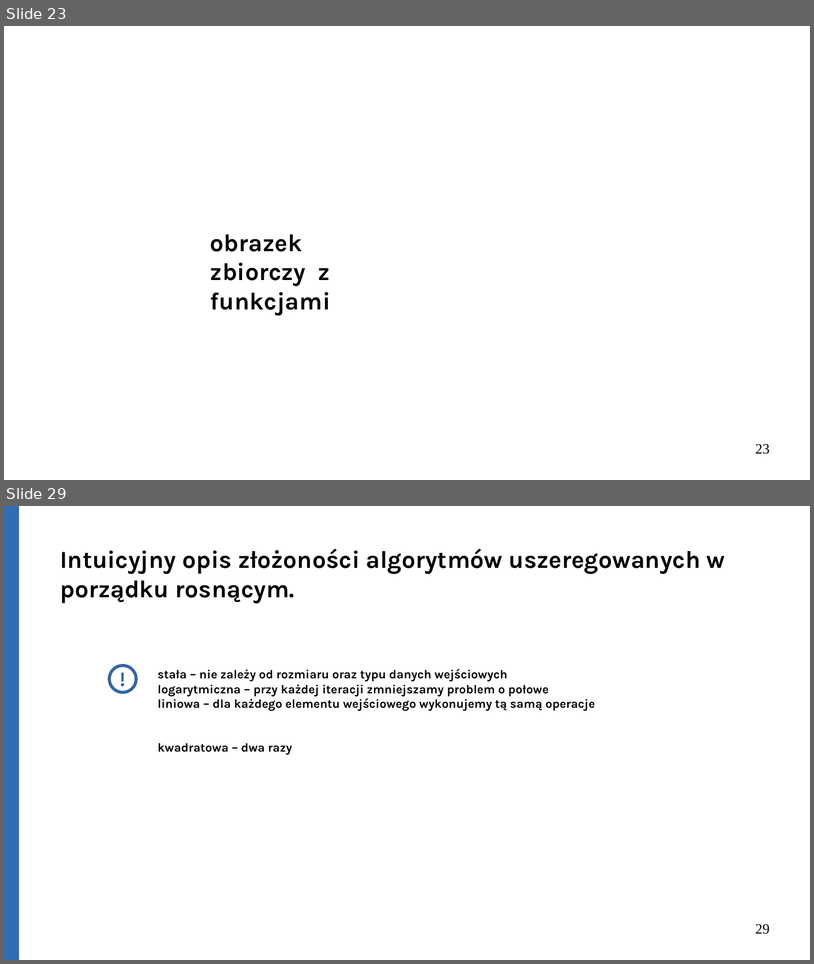
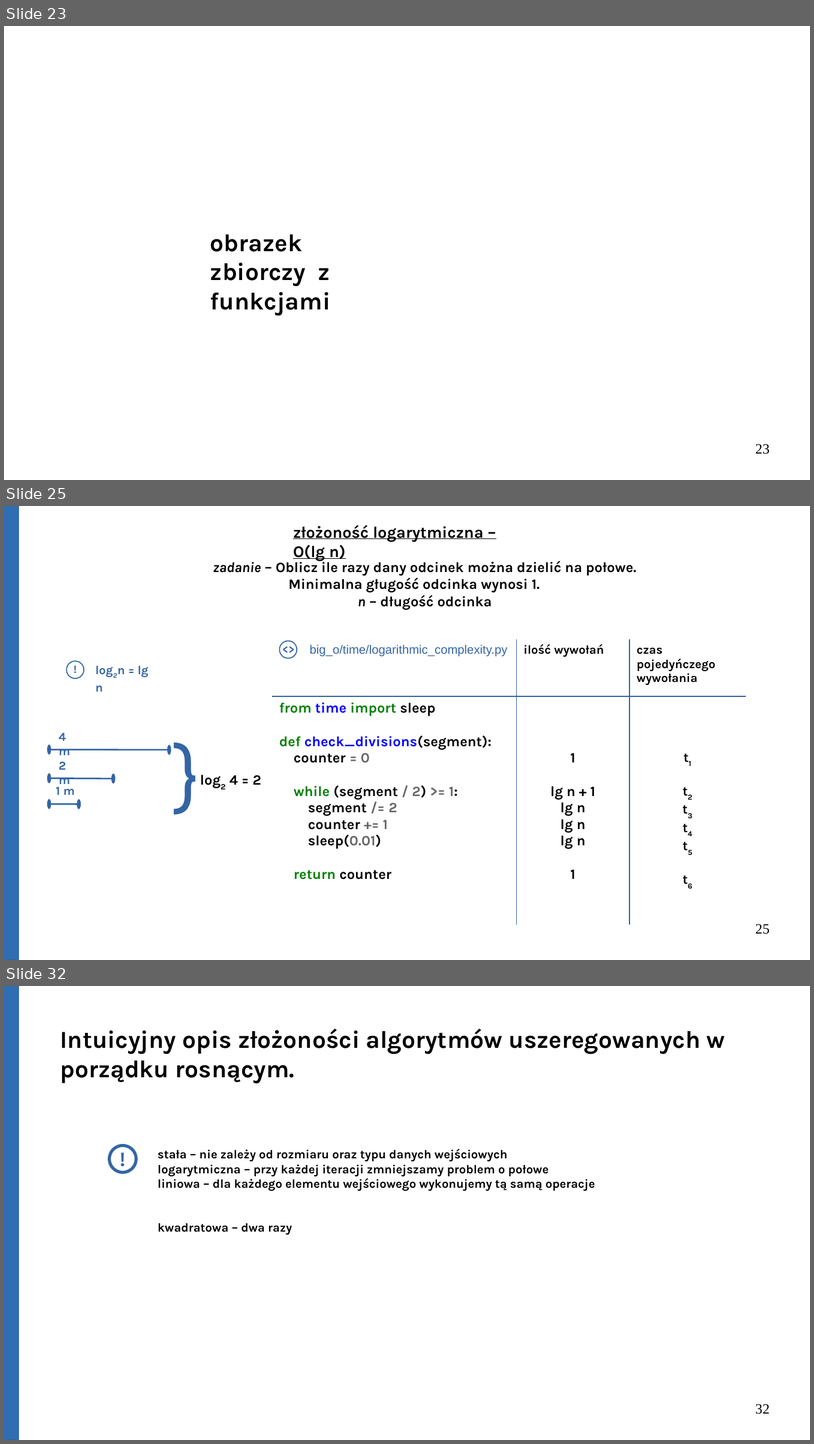
Before and after one commit to Michael-Wisniewski/algorithmic-workshop, a slide deck: gotowa.odp. Shown one above the other, each under a label of ours: slides 23 and 29 before the commit, slides 23, 25 and 32 after it; the slides between them are not shown. The pictures are 814x964 and 814x1444 pixels, drawn with LibreOffice and Linux fonts; fonts in the diff are those of the drawing. Boxes give left, top, right and bottom in pixels: in the first picture for what was removed or moved away, otherwise in the second. Text is boxed around its words. In the diff, an @@ line names an element or a change of style, - is before the commit and + after.

```diff
--- a/gotowa.odp
+++ b/gotowa.odp
@@ slide 25 added at bbox=[4, 506, 810, 960], background #FFFFFF @@
@@ rectangle added at bbox=[4, 506, 18, 960], fill #306DB3, outline #3465A4 0 pt @@
@@ text added at bbox=[293, 525, 484, 561], 16 pt, text #000000, bold, underline @@
+złożoność logarytmiczna – O(lg n)
@@ text added at bbox=[213, 559, 636, 610], 14 pt, text #000000, bold @@
+zadanie – Oblicz ile razy dany odcinek można dzielić na połowe.
+Minimalna gługość odcinka wynosi 1.
+n – długość odcinka
@@ table added at bbox=[273, 639, 747, 891], 2 rows, 3 columns @@
+big_o/time/logarithmic_complexity.py | ilość wywołań | czas pojedyńczego wywołania
+from time import sleep / def check_divisions(segment): / counter = 0 / while (segment / 2) >= 1: / segment /= 2 / counter += 1 / sleep(0.01) / return counter | 1 / lg n + 1 / lg n / lg n / lg n / 1 | t1 / t2 / t3 / t4 / t5 / t6
@@ text added at bbox=[275, 639, 303, 661], 11 pt, text #3465A4, bold @@
+<>
@@ ellipse added at bbox=[280, 640, 297, 658], fill #FFFFFF, outline #3465A4 0.99 pt @@
@@ text added at bbox=[63, 659, 88, 682], 11 pt, text #3465A4, bold @@
+!
@@ ellipse added at bbox=[67, 661, 84, 679], fill #FFFFFF, outline #3465A4 0.99 pt @@
@@ text added at bbox=[95, 666, 149, 691], 12 pt, text #3465A4, bold @@
+log2n = lg n
@@ text added at bbox=[167, 719, 198, 837], 80 pt, text #3465A4 @@
+}
@@ text added at bbox=[59, 732, 70, 755], 12 pt, text #3465A4, bold @@
+4 m
@@ double arrow added from (50, 750) to (170, 750), #3465A4 1.5 pt @@
@@ text added at bbox=[59, 761, 70, 784], 12 pt, text #3465A4, bold @@
+2 m
@@ text added at bbox=[230, 775, 261, 784], 14 pt, text #000000, bold @@
+log2 4 = 2
@@ double arrow added from (50, 778) to (114, 778), #3465A4 1.5 pt @@
@@ text added at bbox=[56, 786, 75, 795], 12 pt, text #3465A4, bold @@
+1 m
@@ double arrow added from (50, 804) to (78, 804), #3465A4 1.5 pt @@
@@ page number added at bbox=[756, 924, 770, 934], 14 pt, text #000000 @@
+25
@@ what was slide 29 is now slide 32 @@
@@ page number at bbox=[756, 1404, 770, 1414]: text changed @@
-29
+32
```
Also in this commit, not shown: 5 slides changed, 3 other slides added, 1 slide removed, 4 other files.
